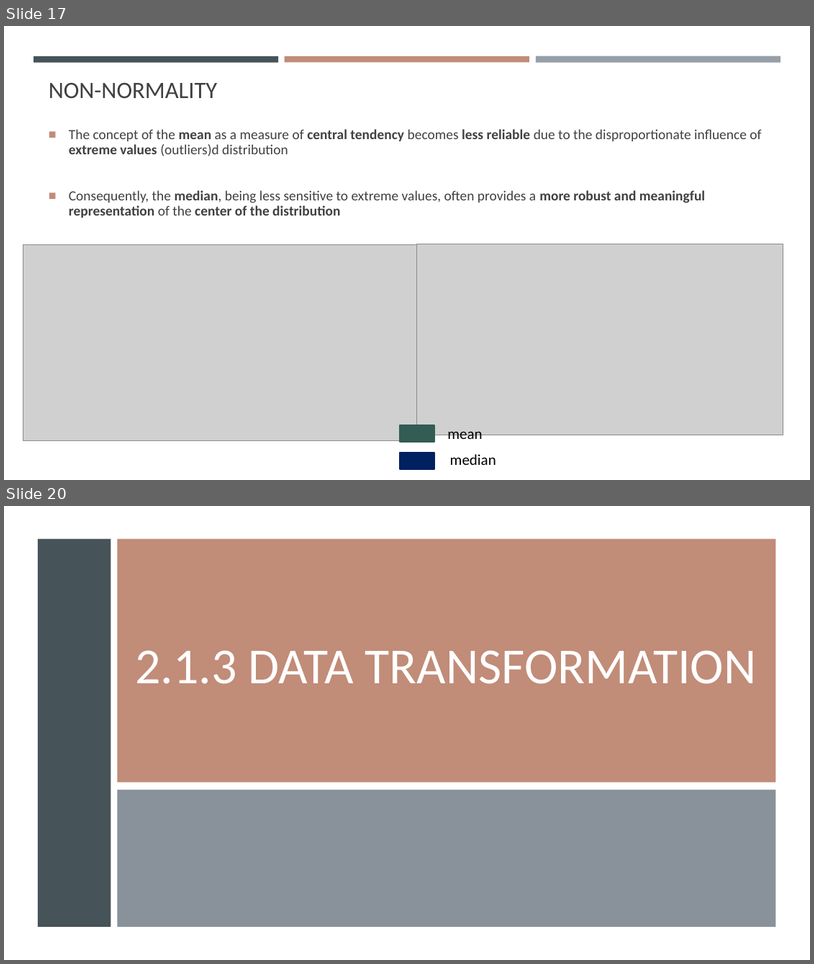
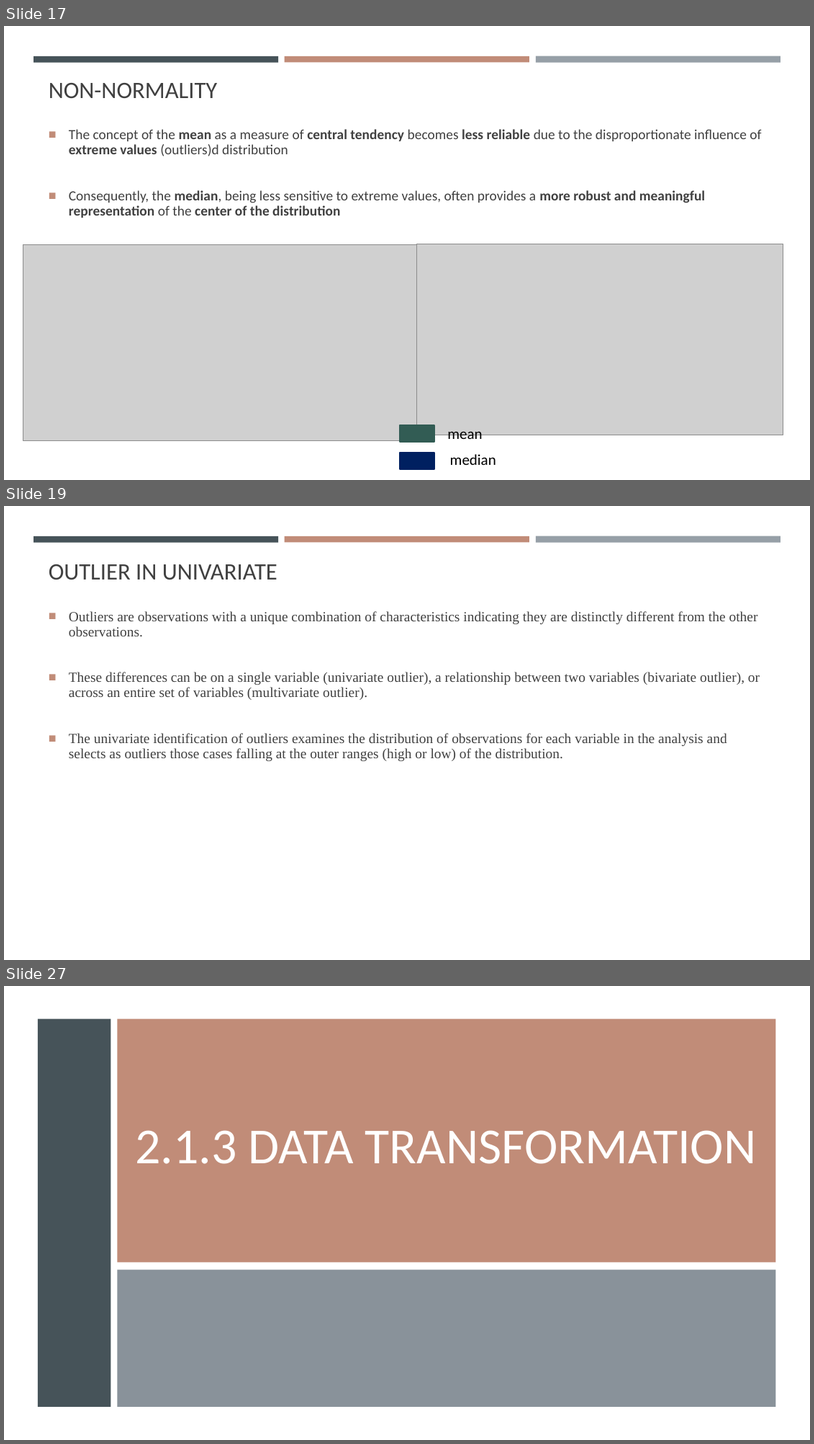
Before and after one commit to gisynw/geog-247, a slide deck: docs/Lectures/Week03/Week03_DataExploration.pptx. Shown one above the other, each under a label of ours: slides 17 and 20 before the commit, slides 17, 19 and 27 after it; the slides between them are not shown. The pictures are 814x964 and 814x1444 pixels, drawn with LibreOffice and Linux fonts; fonts in the diff are those of the drawing; grey boxes stand for pictures. Boxes give left, top, right and bottom in pixels: in the first picture for what was removed or moved away, otherwise in the second. Text is boxed around its words. In the diff, an @@ line names an element or a change of style, - is before the commit and + after.

```diff
--- a/docs/Lectures/Week03/Week03_DataExploration.pptx
+++ b/docs/Lectures/Week03/Week03_DataExploration.pptx
@@ slide 19 added at (x1=4, y1=506, x2=810, y2=960), background #FFFFFF; not listed: 3 template elements that a slide beside it also shows @@
@@ title added at (x1=49, y1=564, x2=278, y2=579), 28 pt, text #404040 @@
+OUTLIER IN UNIVARIATE
@@ text added at (x1=69, y1=611, x2=760, y2=761), 16.6 pt, text #404040 @@
+■ Outliers are observations with a unique combination of characteristics indicating they are distinctly different from the other observations.
+■ These differences can be on a single variable (univariate outlier), a relationship between two variables (bivariate outlier), or across an entire set of variables (multivariate outlier).
+■ The univariate identification of outliers examines the distribution of observations for each variable in the analysis and selects as outliers those cases falling at the outer ranges (high or low) of the distribution.
@@ what was slide 20 is now slide 27 @@
```
Also in this commit, not shown: 1 slide changed, 10 other slides added, 3 slides removed, 10 other files.
